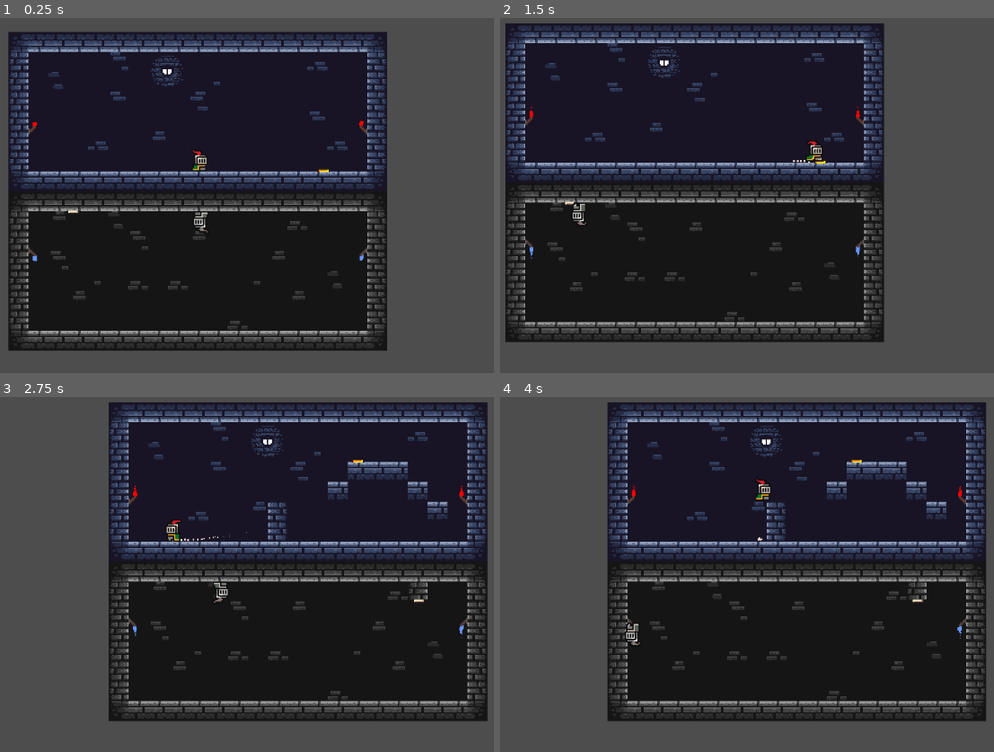
Above: before the commit, frames 1-4 (two rows, left to right).
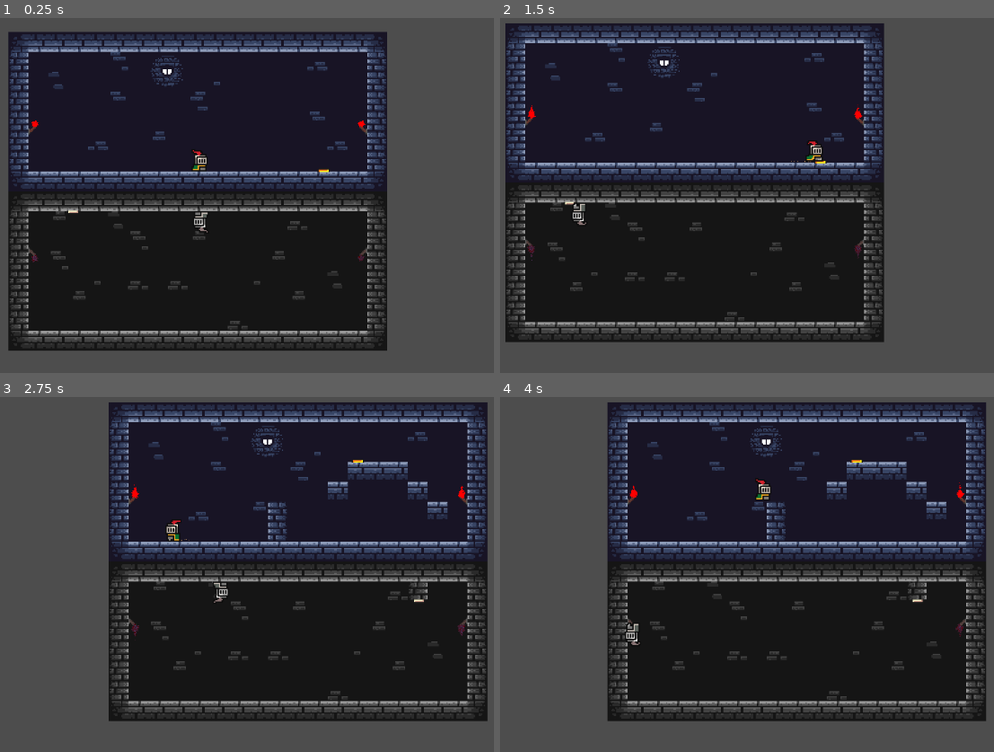
Above: after the commit, the same moments.

Repository: Hugana/A-Knight-s-Soul
Game: Godot game, scene res://scenes/Levels/level_0.tscn
The game is run twice, just before and just after one commit, with the same random seed, the same clock (stepped at 60 frames per second) and the same inputs.
Inputs:
- Up to frame 1 (0.25 s): no input
- Up to frame 2 (1.5 s): hold D (move_right) from 0.53 s (still down); tap Space (jump) at 0.77 s
- Up to frame 3 (2.75 s): tap Space (jump) at 1.52 s; release D (move_right) at 2.03 s; hold A (move_left) from 2.03 s (still down)
- Up to frame 4 (4 s): release A (move_left) at 2.78 s; hold D (move_right) from 2.78 s (still down); tap Space (jump) at 3.02, 3.77 s

The runs differ from the first frame. In frame 1, less than 0.1% of the frame differs, in the area x 6-74%, y 28-69%; in frame 2, 0.1%; in frame 3, 0.1%, in the area x 26-95%, y 24-68%; in frame 4, less than 0.1%.

Commit message:
particle inprovement

Diff:
--- a/scenes/Asset_Scenes/torh.tscn
+++ b/scenes/Asset_Scenes/torh.tscn
@@ -1,23 +1,32 @@
-[gd_scene load_steps=3 format=3 uid="uid://br08jpspexfas"]
+[gd_scene load_steps=4 format=3 uid="uid://br08jpspexfas"]
 
 [ext_resource type="Script" path="res://scripts/torh.gd" id="1_kgj47"]
+[ext_resource type="Texture2D" uid="uid://db76pt6krpm8y" path="res://assets/Particles/fire.png" id="2_7dwya"]
 
 [sub_resource type="Curve" id="Curve_7w8ka"]
 _data = [Vector2(0, 0.571429), 0.0, 0.0, 0, 0, Vector2(1, 0), 0.0, 0.0, 0, 0]
 point_count = 2
 
 [node name="Torh" type="Node2D"]
+z_index = 9
 script = ExtResource("1_kgj47")
 
 [node name="CPUParticles2D" type="CPUParticles2D" parent="."]
+z_index = 6
+rotation = 0.785398
 amount = 21
 lifetime = 0.2
 speed_scale = 0.2
 explosiveness = 0.1
+randomness = 1.0
+texture = ExtResource("2_7dwya")
 emission_shape = 3
-emission_rect_extents = Vector2(0.5, 1)
-gravity = Vector2(0, -600)
-scale_amount_min = 4.0
-scale_amount_max = 5.0
+emission_rect_extents = Vector2(0.5, 0.5)
+gravity = Vector2(0, -500)
+angular_velocity_min = 370.0
+angular_velocity_max = 370.0
+angle_min = -505.4
+angle_max = 366.9
+scale_amount_max = 1.5
 scale_amount_curve = SubResource("Curve_7w8ka")
 color = Color(1, 0, 0, 1)
--- a/scenes/Levels/level_0.tscn
+++ b/scenes/Levels/level_0.tscn
@@ -383,6 +383,7 @@
 [node name="Torches" type="Node" parent="."]
 
 [node name="Torh_1" parent="Torches" instance=ExtResource("8_j645c")]
+z_index = 0
 position = Vector2(-123, -39)
 
 [node name="Sprite2D" type="Sprite2D" parent="Torches/Torh_1"]
@@ -390,6 +391,7 @@
 offset = Vector2(3, 2.5)
 
 [node name="Torh_2" parent="Torches" instance=ExtResource("8_j645c")]
+z_index = 0
 position = Vector2(139, -39)
 
 [node name="Sprite2D" type="Sprite2D" parent="Torches/Torh_2"]
@@ -398,6 +400,7 @@
 flip_h = true
 
 [node name="Torh_3" parent="Torches" instance=ExtResource("8_j645c")]
+z_index = 0
 position = Vector2(-123, 68)
 particle_color = Color(0.398642, 0.587427, 1, 1)
 gravity_strength = 600
@@ -408,6 +411,7 @@
 flip_v = true
 
 [node name="Torh_4" parent="Torches" instance=ExtResource("8_j645c")]
+z_index = 0
 position = Vector2(139, 68)
 particle_color = Color(0.398642, 0.587427, 1, 1)
 gravity_strength = 600
@@ -452,8 +456,9 @@
 [node name="Players" type="Node" parent="."]
 
 [node name="Player" parent="Players" instance=ExtResource("4_x0qqw")]
-z_index = 5
+z_index = 6
 position = Vector2(10, -6)
 
 [node name="player_inverted" parent="Players" instance=ExtResource("5_1sh1a")]
+z_index = 6
 position = Vector2(10, 46)
--- a/scenes/Levels/level_1.tscn
+++ b/scenes/Levels/level_1.tscn
@@ -382,6 +382,7 @@
 [node name="Torches" type="Node" parent="."]
 
 [node name="Torh_1" parent="Torches" instance=ExtResource("4_5h057")]
+z_index = 5
 position = Vector2(-123, -39)
 
 [node name="Sprite2D" type="Sprite2D" parent="Torches/Torh_1"]
@@ -389,6 +390,7 @@
 offset = Vector2(3, 2.5)
 
 [node name="Torh_2" parent="Torches" instance=ExtResource("4_5h057")]
+z_index = 5
 position = Vector2(139, -39)
 
 [node name="Sprite2D" type="Sprite2D" parent="Torches/Torh_2"]
@@ -397,6 +399,7 @@
 flip_h = true
 
 [node name="Torh_3" parent="Torches" instance=ExtResource("4_5h057")]
+z_index = 5
 position = Vector2(-123, 68)
 particle_color = Color(0.398642, 0.587427, 1, 1)
 gravity_strength = 600
@@ -407,6 +410,7 @@
 flip_v = true
 
 [node name="Torh_4" parent="Torches" instance=ExtResource("4_5h057")]
+z_index = 5
 position = Vector2(139, 68)
 particle_color = Color(0.398642, 0.587427, 1, 1)
 gravity_strength = 600
@@ -451,8 +455,9 @@
 [node name="Players" type="Node" parent="."]
 
 [node name="Player" parent="Players" instance=ExtResource("4_qumse")]
-z_index = 5
+z_index = 20
 position = Vector2(-76, -6)
 
 [node name="player_inverted" parent="Players" instance=ExtResource("5_jm331")]
+z_index = 20
 position = Vector2(-76, 44)
--- a/scenes/Player/player.tscn
+++ b/scenes/Player/player.tscn
@@ -161,6 +161,7 @@
 size = Vector2(8, 12)
 
 [node name="Player" type="CharacterBody2D" node_paths=PackedStringArray("dust_particles")]
+z_index = 50
 script = ExtResource("1_aea3k")
 dust_particles = NodePath("AnimatedSprite2D/player_dust")
 
--- a/scenes/Player/player_dust.tscn
+++ b/scenes/Player/player_dust.tscn
@@ -1,4 +1,6 @@
-[gd_scene load_steps=2 format=3 uid="uid://cof5tesjbv1gd"]
+[gd_scene load_steps=3 format=3 uid="uid://cof5tesjbv1gd"]
+
+[ext_resource type="Texture2D" uid="uid://cr1v8fxx0kdsq" path="res://assets/Particles/dust.png" id="1_2k58k"]
 
 [sub_resource type="Curve" id="Curve_48srh"]
 _data = [Vector2(0, 0.406337), 0.0, 0.0, 0, 0, Vector2(1, 0), 0.0, 0.0, 0, 0]
@@ -6,15 +8,16 @@
 
 [node name="CPUParticles2D" type="CPUParticles2D"]
 amount = 26
-lifetime = 0.6
+lifetime = 0.2
 speed_scale = 0.7
+texture = ExtResource("1_2k58k")
 direction = Vector2(-1, 0)
 spread = 13.88
 gravity = Vector2(0, -50)
 initial_velocity_min = 5.0
 initial_velocity_max = 20.0
-scale_amount_min = 4.0
-scale_amount_max = 4.0
+scale_amount_min = 0.2
+scale_amount_max = 0.8
 scale_amount_curve = SubResource("Curve_48srh")
 color = Color(0.892741, 0.644556, 0.566075, 1)
 hue_variation_max = 0.72
Binary file added: assets/Lava.png
Not shown, added: assets/Lava.png.import
Binary file added: assets/Particles/dust.aseprite
Binary file added: assets/Particles/dust.png
Not shown, added: assets/Particles/dust.png.import
Binary file added: assets/Particles/fire.png
Not shown, added: assets/Particles/fire.png.import
